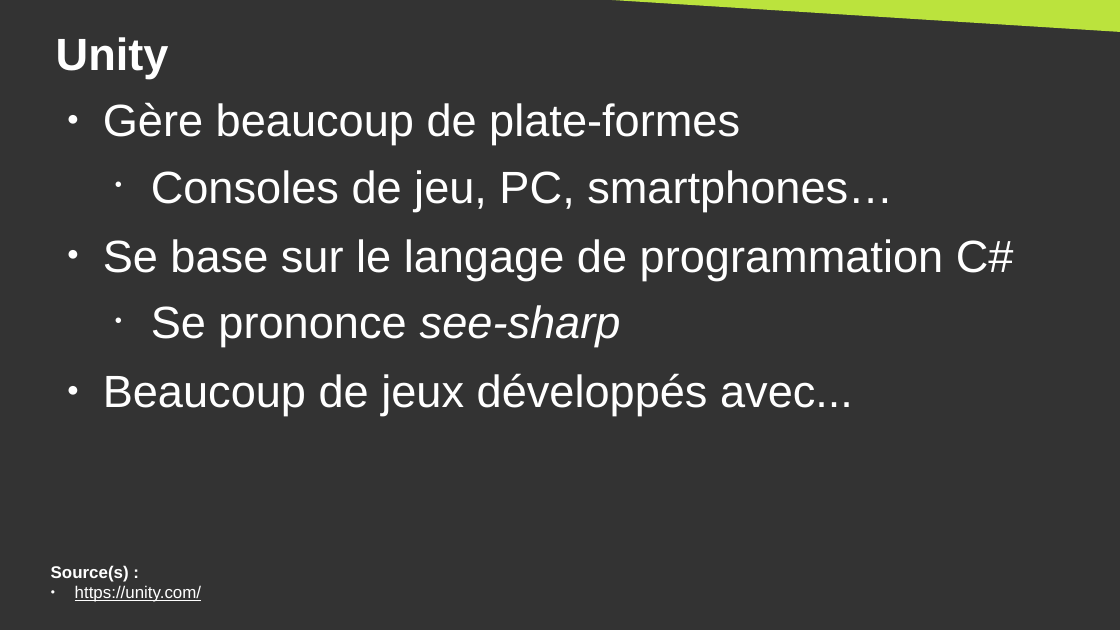
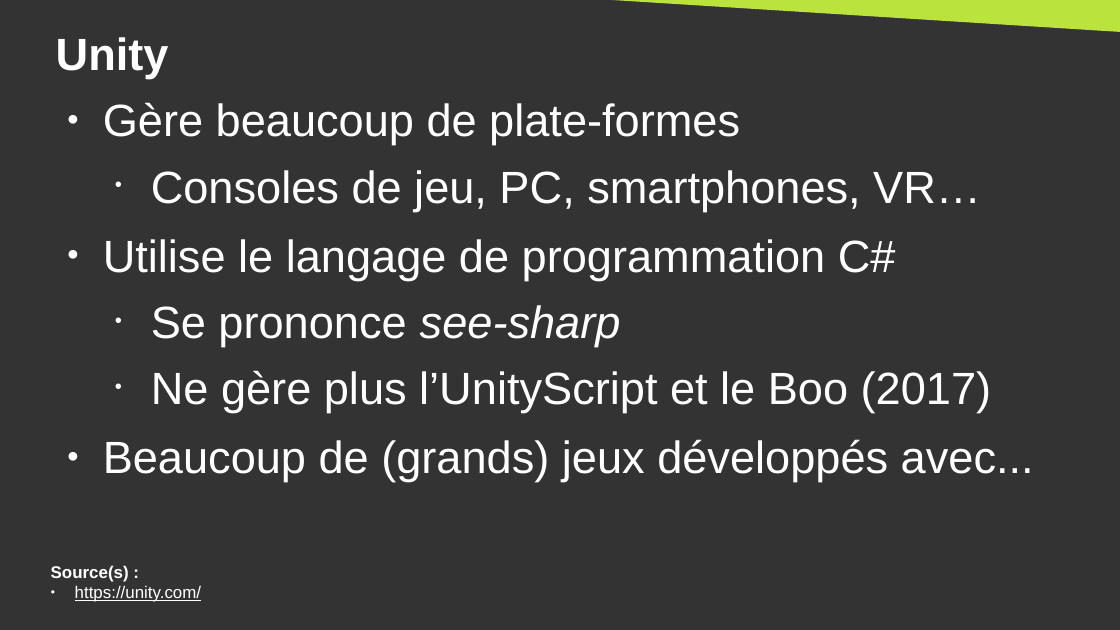
Before and after one commit to DanYellow/cours, a slide deck: slide 7 of creation-et-design-interactif-s4/travaux-pratiques/numero-1/presentation.odp. Drawn at 1120x630 pixels with LibreOffice and Linux fonts; fonts in the diff are those of the drawing. Boxes give left, top, right and bottom in pixels: in the first picture for what was removed or moved away, otherwise in the second. Text is boxed around its words. In the diff, an @@ line names an element or a change of style, - is before the commit and + after.

Commit message:
Clean advanced-sample unity

```diff
--- a/creation-et-design-interactif-s4/travaux-pratiques/numero-1/presentation.odp
+++ b/creation-et-design-interactif-s4/travaux-pratiques/numero-1/presentation.odp
@@ text at [103, 170, 981, 280]: text changed @@
-  • Consoles de jeu, PC, smartphones…
-● Se base sur le langage de programmation C#
+  • Consoles de jeu, PC, smartphones, VR…
+● Utilise le langage de programmation C#
@@ text at [103, 370, 1034, 481]: text changed @@
-● Beaucoup de jeux développés avec...
+  • Ne gère plus l’UnityScript et le Boo (2017)
+● Beaucoup de (grands) jeux développés avec...
```
Also in this commit, not shown: 3 other slides changed, 11 other files.
